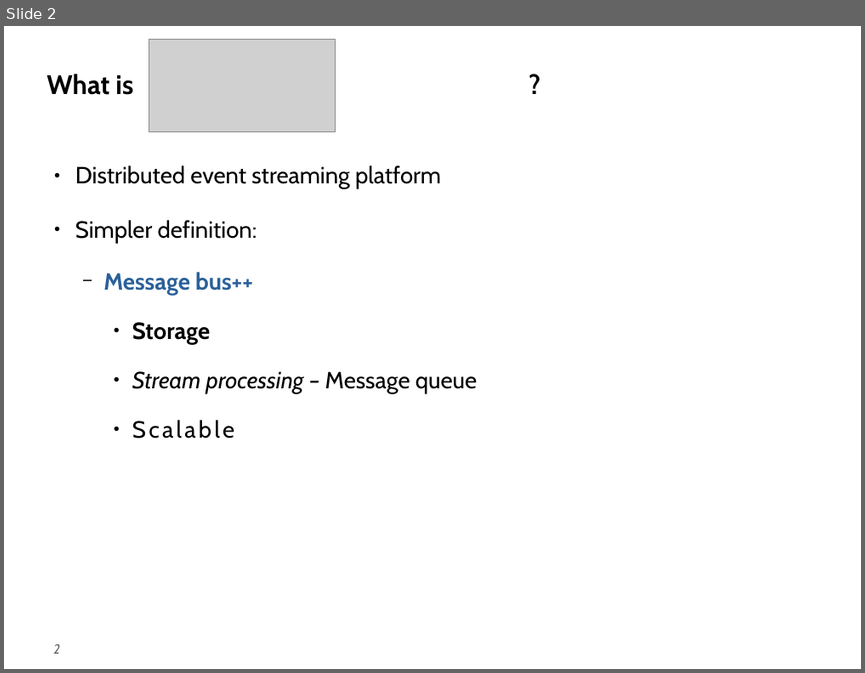
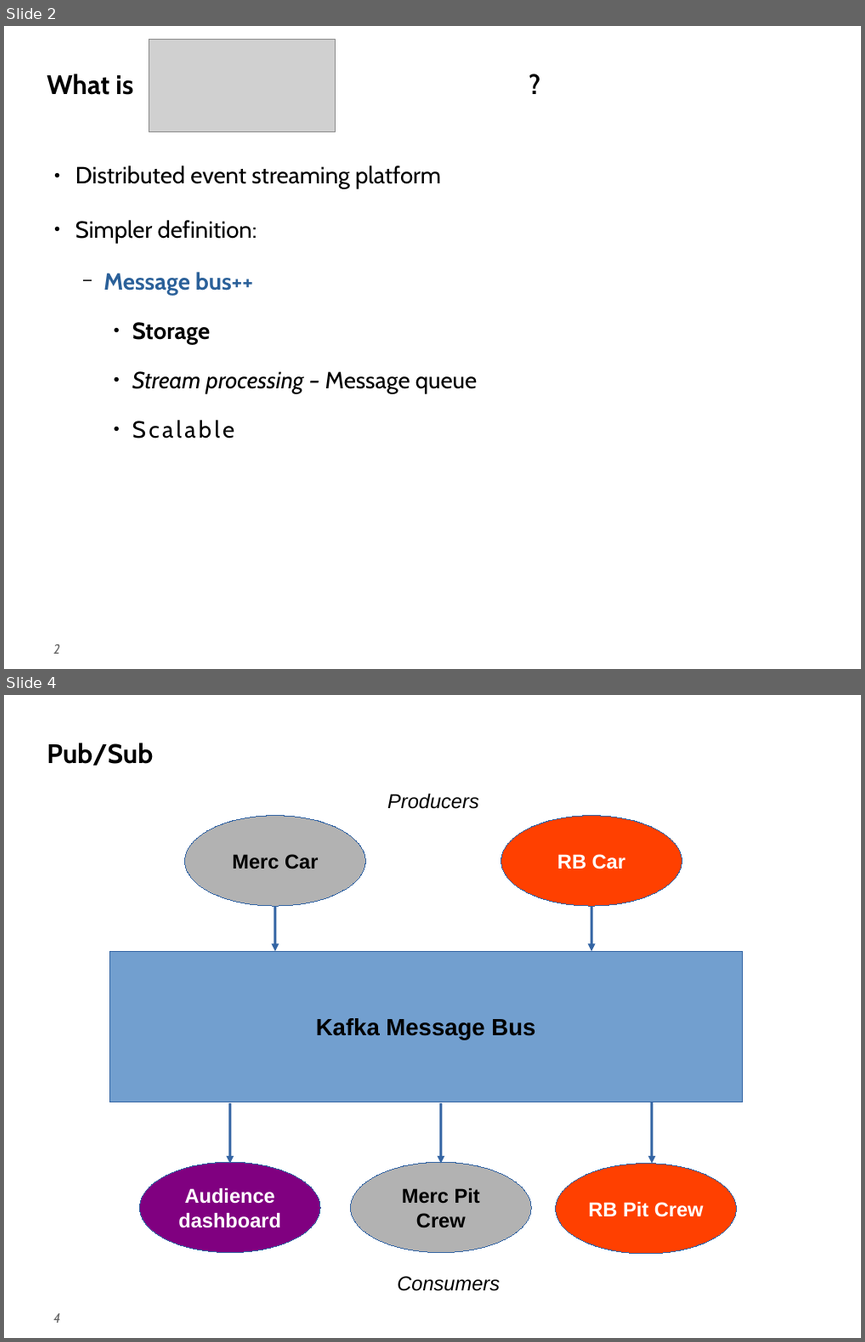
Before and after one commit to theflyingrahul/kafka_f1, a slide deck: Slides.odp. Shown one above the other, each under a label of ours: slide 2 before the commit, slides 2 and 4 after it; the slides between them are not shown. The pictures are 865x673 and 865x1342 pixels, drawn with LibreOffice and Linux fonts; fonts in the diff are those of the drawing; grey boxes stand for pictures. Boxes give left, top, right and bottom in pixels: in the first picture for what was removed or moved away, otherwise in the second. Text is boxed around its words. In the diff, an @@ line names an element or a change of style, - is before the commit and + after.

```diff
--- a/Slides.odp
+++ b/Slides.odp
@@ slide 4 added at [4, 695, 861, 1338], background #FFFFFF; not listed: 1 template element that a slide beside it also shows @@
@@ title added at [46, 743, 153, 766], 32 pt, text #000000, bold @@
+Pub/Sub
@@ text added at [387, 794, 479, 809], 24 pt, text #000000, italic @@
+Producers
@@ ellipse added at [185, 816, 365, 906], fill #B2B2B2, outline #3465A4 0 pt, 24 pt, text #000000, bold @@
+Merc Car
@@ ellipse added at [501, 816, 681, 906], fill #FF4000, outline #3465A4 0 pt, 24 pt, text #FFFFFF, bold @@
+RB Car
@@ arrow added from (275, 906) to (275, 951), #3465A4 3 pt @@
@@ arrow added from (591, 906) to (591, 951), #3465A4 3 pt @@
@@ rectangle added at [109, 951, 742, 1101], fill #729FCF, outline #3465A4 0 pt, 28 pt, text #000000, bold @@
+Kafka Message Bus
@@ arrow added from (652, 1101) to (652, 1163), #3465A4 3 pt @@
@@ arrow added from (230, 1103) to (230, 1163), #3465A4 3 pt @@
@@ arrow added from (441, 1103) to (441, 1163), #3465A4 3 pt @@
@@ ellipse added at [139, 1162, 320, 1253], fill #800080, outline #3465A4 0 pt, 24 pt, text #FFFFFF, bold @@
+Audience dashboard
@@ ellipse added at [351, 1162, 531, 1253], fill #B2B2B2, outline #3465A4 0 pt, 24 pt, text #000000, bold @@
+Merc Pit Crew
@@ ellipse added at [556, 1163, 736, 1253], fill #FF4000, outline #3465A4 0 pt, 24 pt, text #FFFFFF, bold @@
+RB Pit Crew
@@ text added at [397, 1276, 500, 1291], 24 pt, text #000000, italic @@
+Consumers
```
Also in this commit, not shown: 9 other slides added, 2 other files.
